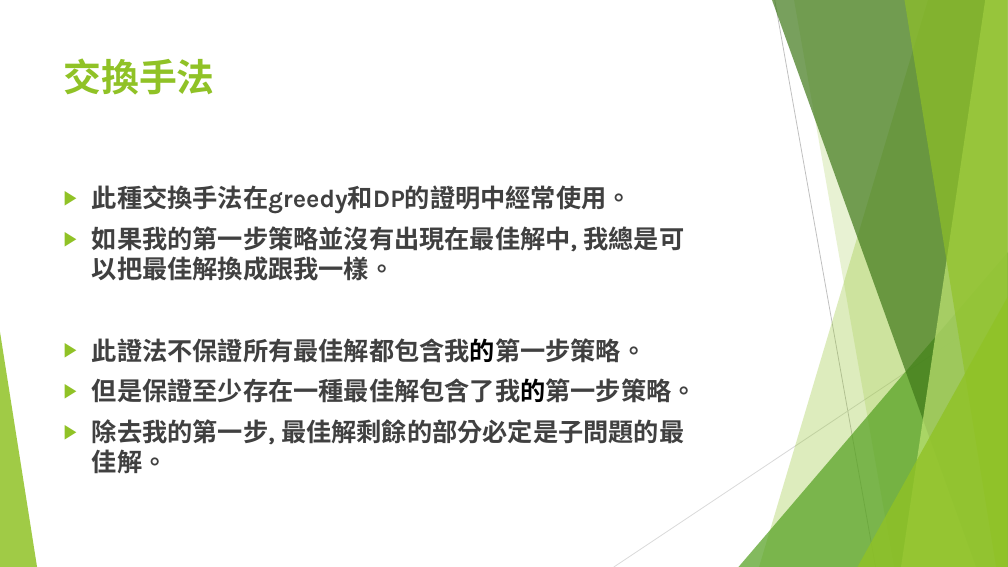
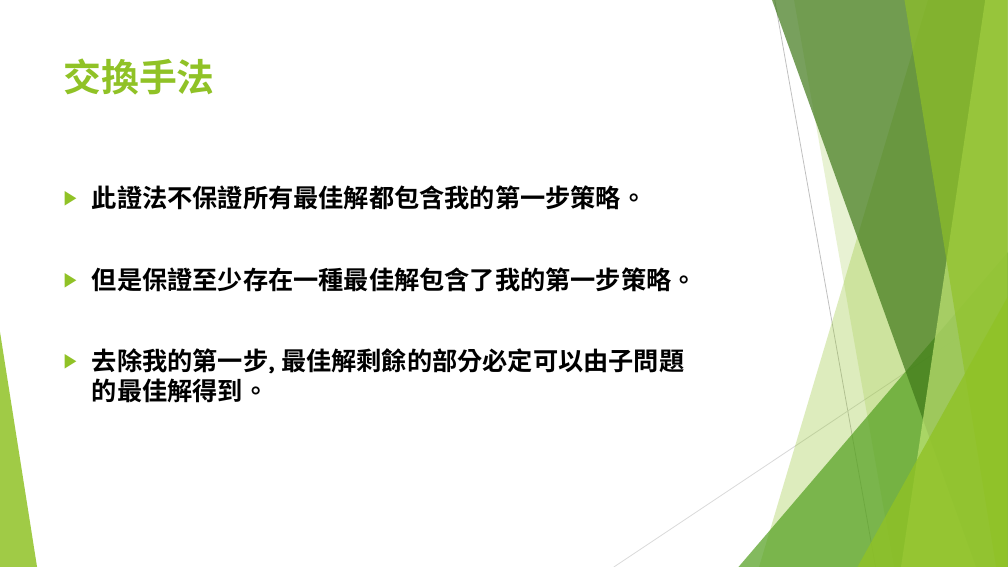
Before and after one commit to S920105123/DP2, a slide deck: slide 17 of presentation/進階動態規劃.pptx. Drawn at 1008x567 pixels with LibreOffice and Linux fonts; fonts in the diff are those of the drawing. Boxes give left, top, right and bottom in pixels: in the first picture for what was removed or moved away, otherwise in the second. Text is boxed around its words. In the diff, an @@ line names an element or a change of style, - is before the commit and + after.

```diff
--- a/presentation/進階動態規劃.pptx
+++ b/presentation/進階動態規劃.pptx
@@ text at (x1=92, y1=185, x2=684, y2=281): paragraphs removed @@
-▶ 此種交換手法在greedy和DP的證明中經常使用。
-▶ 如果我的第一步策略並沒有出現在最佳解中, 我總是可以把最佳解換成跟我一樣。
@@ text at (x1=92, y1=185, x2=697, y2=292): text colour #404040 to #000000 in "此證法不保證所有最佳解都包含我的第一步策略。", "但是保證至少存在一種最佳解包含了我的第一步策略。" @@
@@ text at (x1=92, y1=348, x2=684, y2=403): text changed; text colour #404040 to #000000 @@
-▶ 除去我的第一步, 最佳解剩餘的部分必定是子問題的最佳解。
+▶ 去除我的第一步, 最佳解剩餘的部分必定可以由子問題的最佳解得到。
```
Also in this commit, not shown: 23 other slides changed, 23 slides added.
